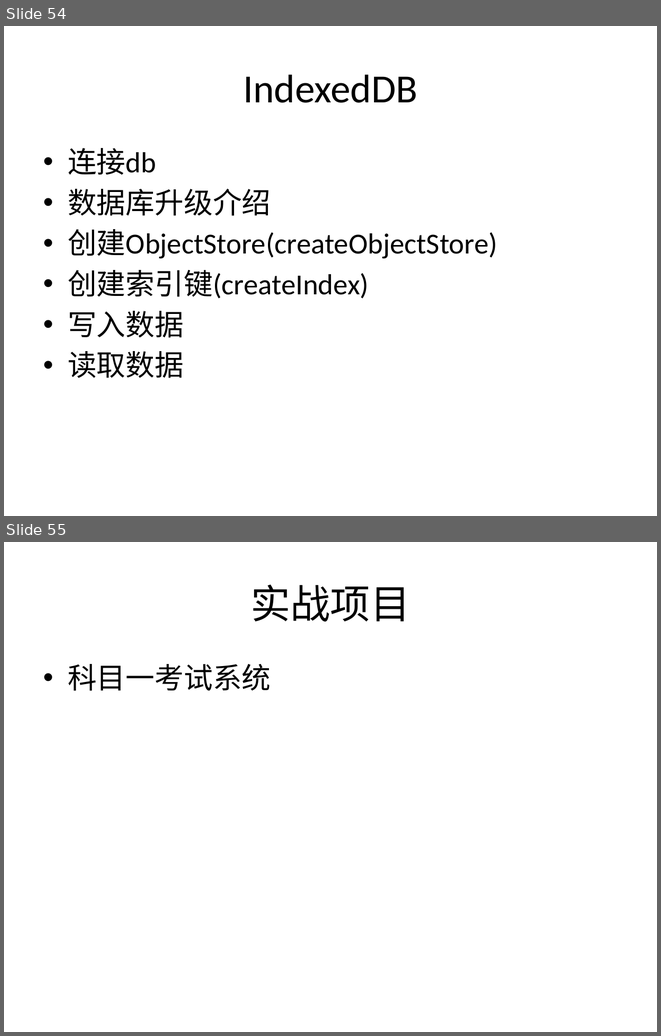
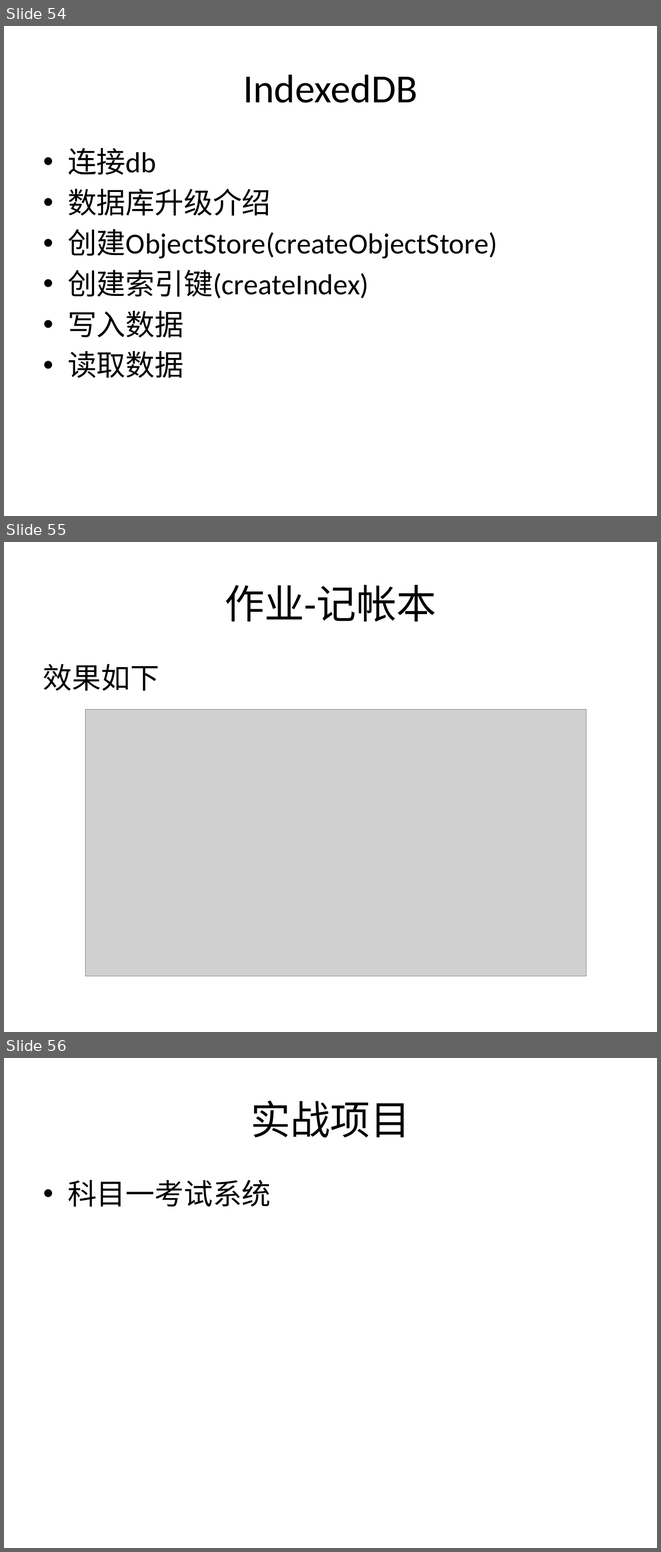
Before and after one commit to plter/HTML5Course20160612, a slide deck: Web前端教学记录.pptx. Shown one above the other, each under a label of ours: slides 54 and 55 before the commit, slides 54, 55 and 56 after it. The pictures are 661x1036 and 661x1552 pixels, drawn with LibreOffice and Linux fonts; fonts in the diff are those of the drawing; grey boxes stand for pictures. Boxes give left, top, right and bottom in pixels: in the first picture for what was removed or moved away, otherwise in the second. Text is boxed around its words. In the diff, an @@ line names an element or a change of style, - is before the commit and + after.

Commit message:
添加作业说明

```diff
--- a/Web前端教学记录.pptx
+++ b/Web前端教学记录.pptx
@@ slide 55 added at bbox=[4, 542, 657, 1032], background #FFFFFF @@
@@ title added at bbox=[224, 585, 436, 622], 44 pt, text #000000 @@
+作业-记帐本
@@ text added at bbox=[43, 664, 159, 691], 32 pt, text #000000 @@
+效果如下
@@ picture added at bbox=[86, 709, 586, 976] @@
@@ what was slide 55 is now slide 56 @@
```
